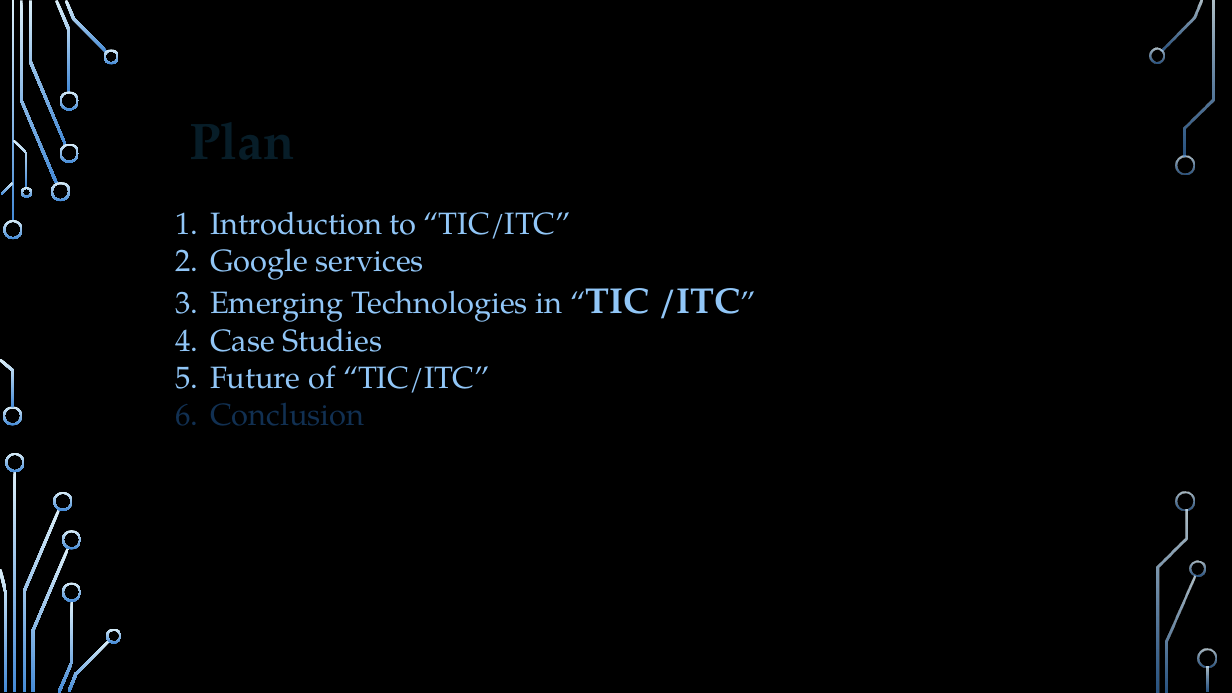
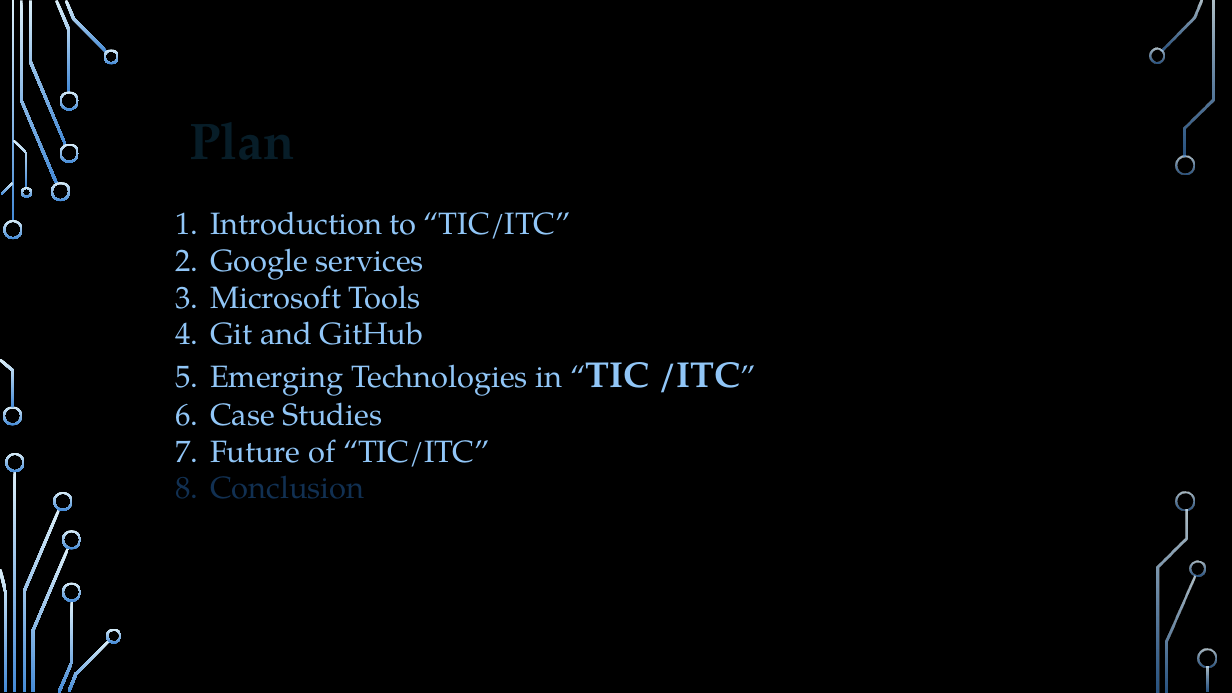
Before and after one commit to mehdi628/exam_tic, a slide deck: slide 20 of TIC (3).pptm (slide 16 before the commit). Drawn at 1232x693 pixels with LibreOffice and Linux fonts; fonts in the diff are those of the drawing; background and template pictures are left out. Boxes give left, top, right and bottom in pixels: in the first picture for what was removed or moved away, otherwise in the second. Text is boxed around its words. In the diff, an @@ line names an element or a change of style, - is before the commit and + after.

```diff
--- a/TIC (3).pptm
+++ b/TIC (3).pptm
@@ text at <box>210,276,424,345</box>: paragraphs added @@
+3. Microsoft Tools
+4. Git and GitHub
```
Also in this commit, not shown: 7 other slides changed, 6 slides added.
